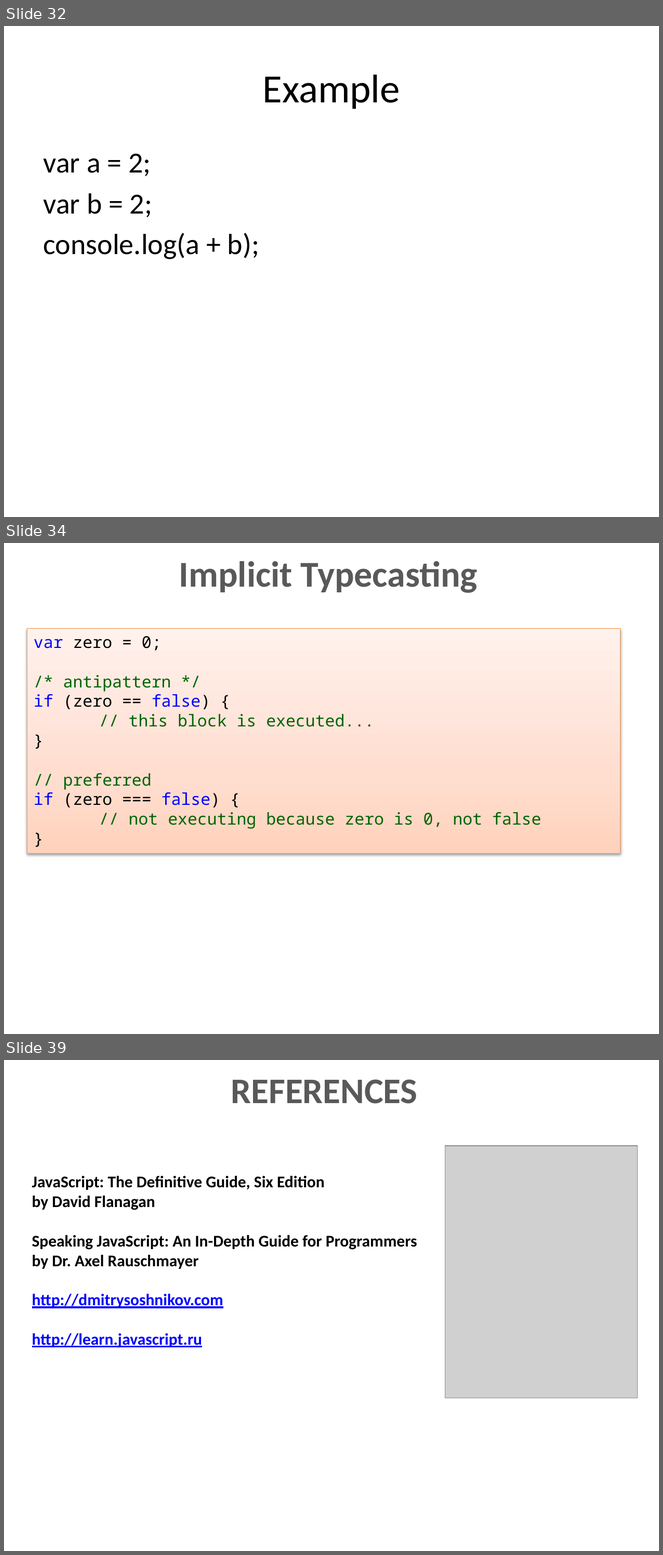
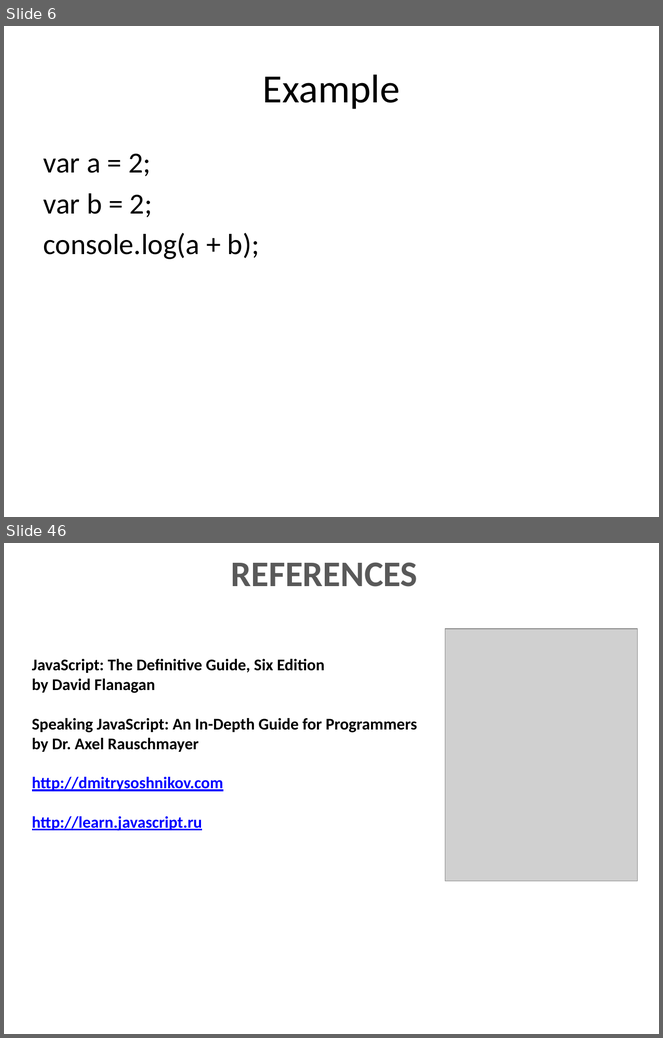
Before and after one commit to dzmitry-varabei/front-end-course, a slide deck: lecture-3-recap-scope/scope.pptx. Shown one above the other, each under a label of ours: slides 32, 34 and 39 before the commit, slides 6 and 46 after it; the slides between them are not shown. The pictures are 663x1555 and 663x1038 pixels, drawn with LibreOffice and Linux fonts; fonts in the diff are those of the drawing; grey boxes stand for pictures. Boxes give left, top, right and bottom in pixels: in the first picture for what was removed or moved away, otherwise in the second. Text is boxed around its words. In the diff, an @@ line names an element or a change of style, - is before the commit and + after.

```diff
--- a/lecture-3-recap-scope/scope.pptx
+++ b/lecture-3-recap-scope/scope.pptx
@@ slide 34 removed at [4, 543, 659, 1034], background #FFFFFF @@
@@ text removed at [179, 561, 478, 593] @@
-Implicit Typecasting
@@ rectangle removed at [27, 629, 621, 853] @@
-var zero = 0;
-/* antipattern */
-if (zero == false) {
-// this block is executed...
-}
-// preferred
-if (zero === false) {
-// not executing because zero is 0, not false
-}
@@ what was slide 32 is now slide 6 @@
@@ what was slide 39 is now slide 46 @@
```
Also in this commit, not shown: 4 slides changed, 10 slides added, 12 other slides removed, 3 other files.
